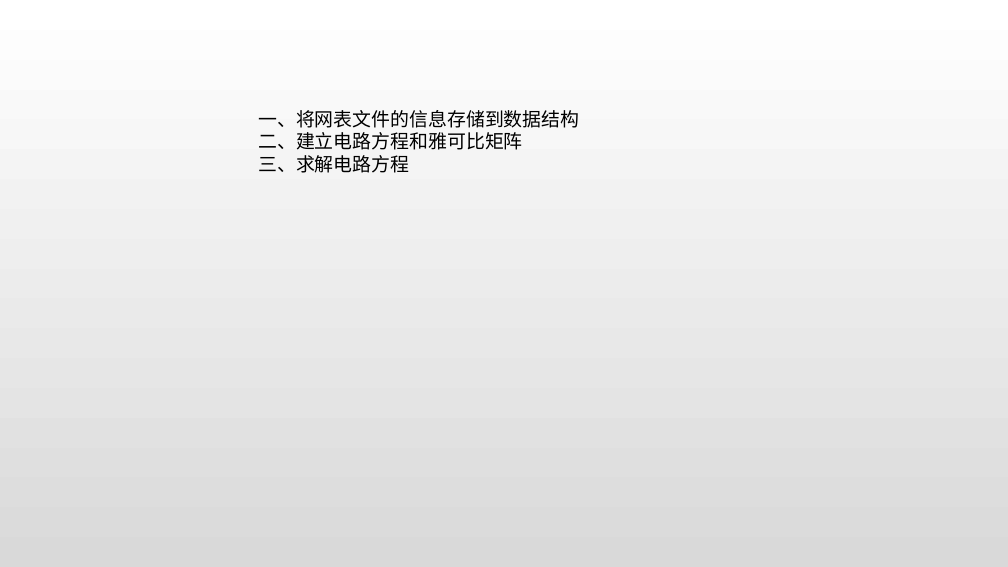
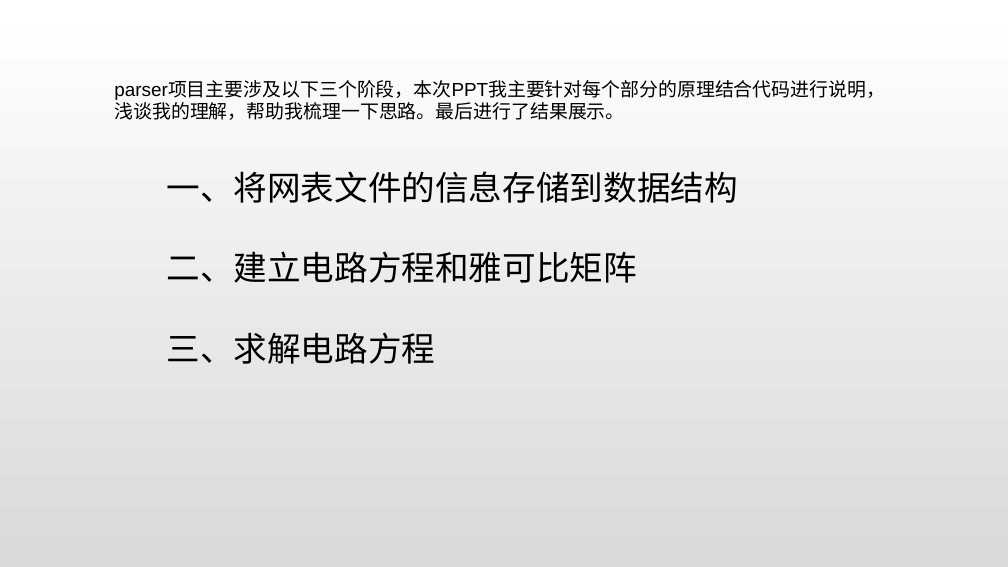
Before and after one commit to fyh126777/parser, a slide deck: slide 2 of 假期作业总结.pptx. Drawn at 1008x567 pixels with LibreOffice and Linux fonts; fonts in the diff are those of the drawing. Boxes give left, top, right and bottom in pixels: in the first picture for what was removed or moved away, otherwise in the second. Text is boxed around its words. In the diff, an @@ line names an element or a change of style, - is before the commit and + after.

```diff
--- a/假期作业总结.pptx
+++ b/假期作业总结.pptx
@@ text added at bbox=[114, 81, 885, 120], 18 pt, text #000000 @@
+parser项目主要涉及以下三个阶段，本次PPT我主要针对每个部分的原理结合代码进行说明，浅谈我的理解，帮助我梳理一下思路。最后进行了结果展示。
@@ text "一、将网表文件的信息存储到数据结构": place and size @@
-text "一、将网表文件的信息存储到数据结构" at bbox=[258, 110, 579, 173]
+text "一、将网表文件的信息存储到数据结构" at bbox=[166, 171, 737, 364]
@@ text "一、将网表文件的信息存储到数据结构" at bbox=[166, 171, 737, 364]: size 18 to 32 pt @@
```
Also in this commit, not shown: 5 other slides changed, 1 slide added, 3 slides removed.
